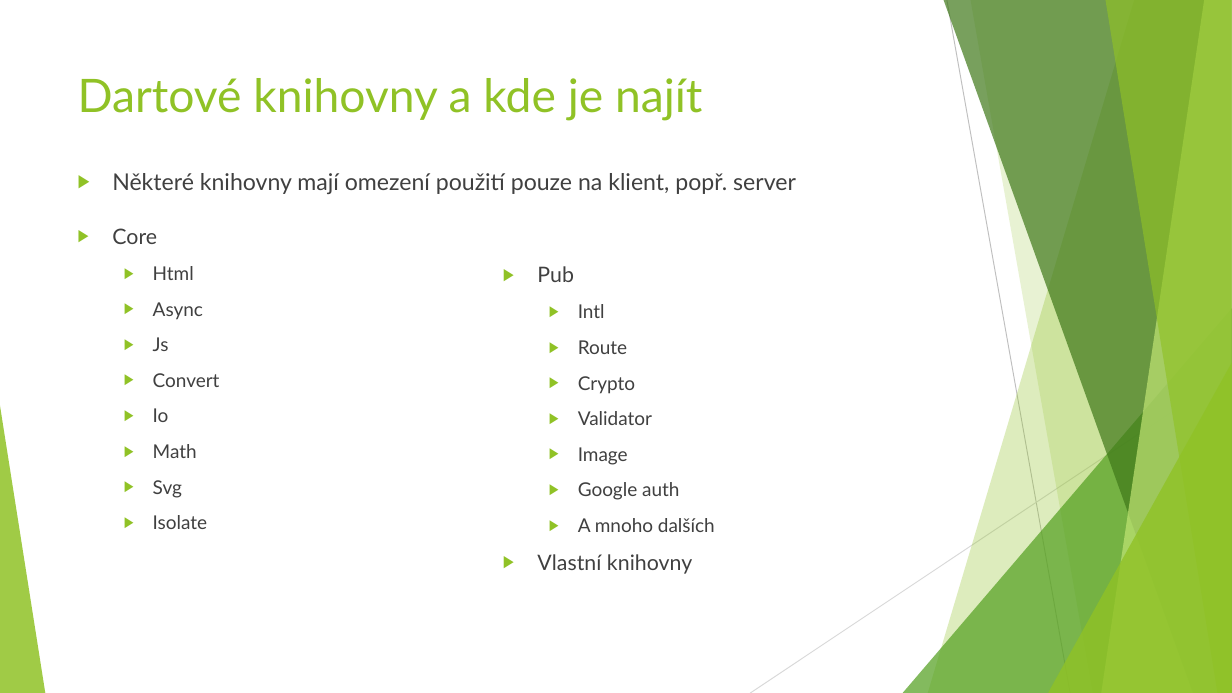
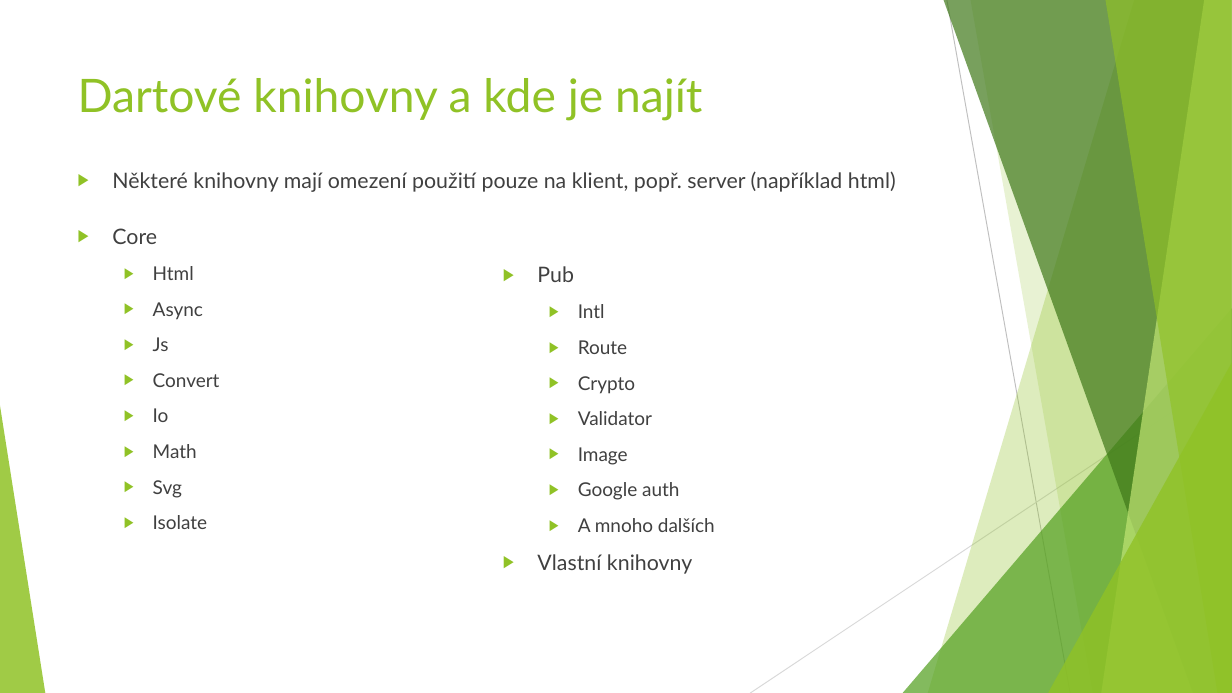
Before and after one commit to JanMlcoch/why-use-dart, a slide deck: slide 21 of Dart - proč ho používat.pptx (slide 20 before the commit). Drawn at 1232x693 pixels with LibreOffice and Linux fonts; fonts in the diff are those of the drawing. Boxes give left, top, right and bottom in pixels: in the first picture for what was removed or moved away, otherwise in the second. Text is boxed around its words. In the diff, an @@ line names an element or a change of style, - is before the commit and + after.

```diff
--- a/Dart - proč ho používat.pptx
+++ b/Dart - proč ho používat.pptx
@@ text at <box>112,171,896,192</box>: text changed; size 18 to 16.6 pt @@
-▶ Některé knihovny mají omezení použití pouze na klient, popř. server
+▶ Některé knihovny mají omezení použití pouze na klient, popř. server (například html)
```
Also in this commit, not shown: 10 other slides changed, 2 slides added, 2 other files.
